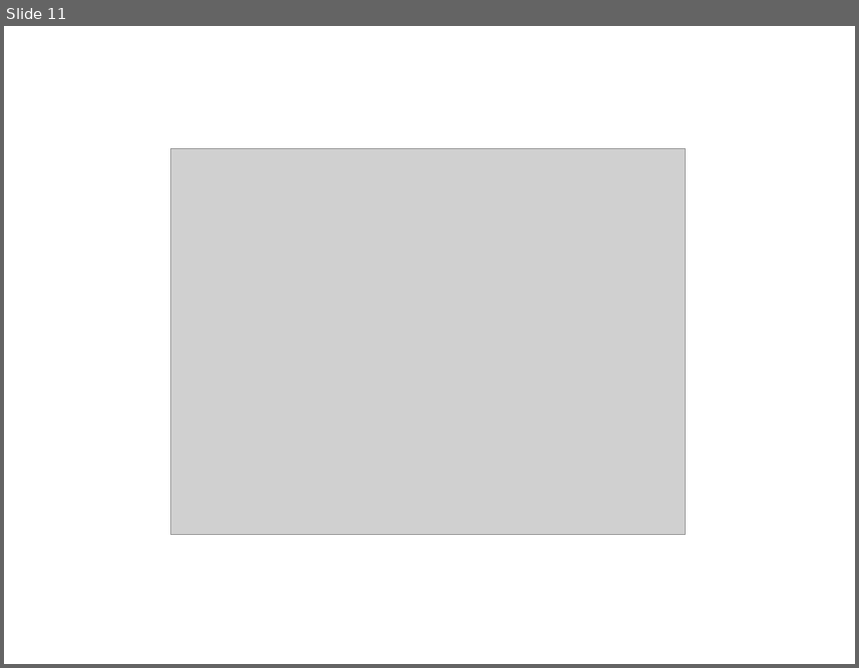
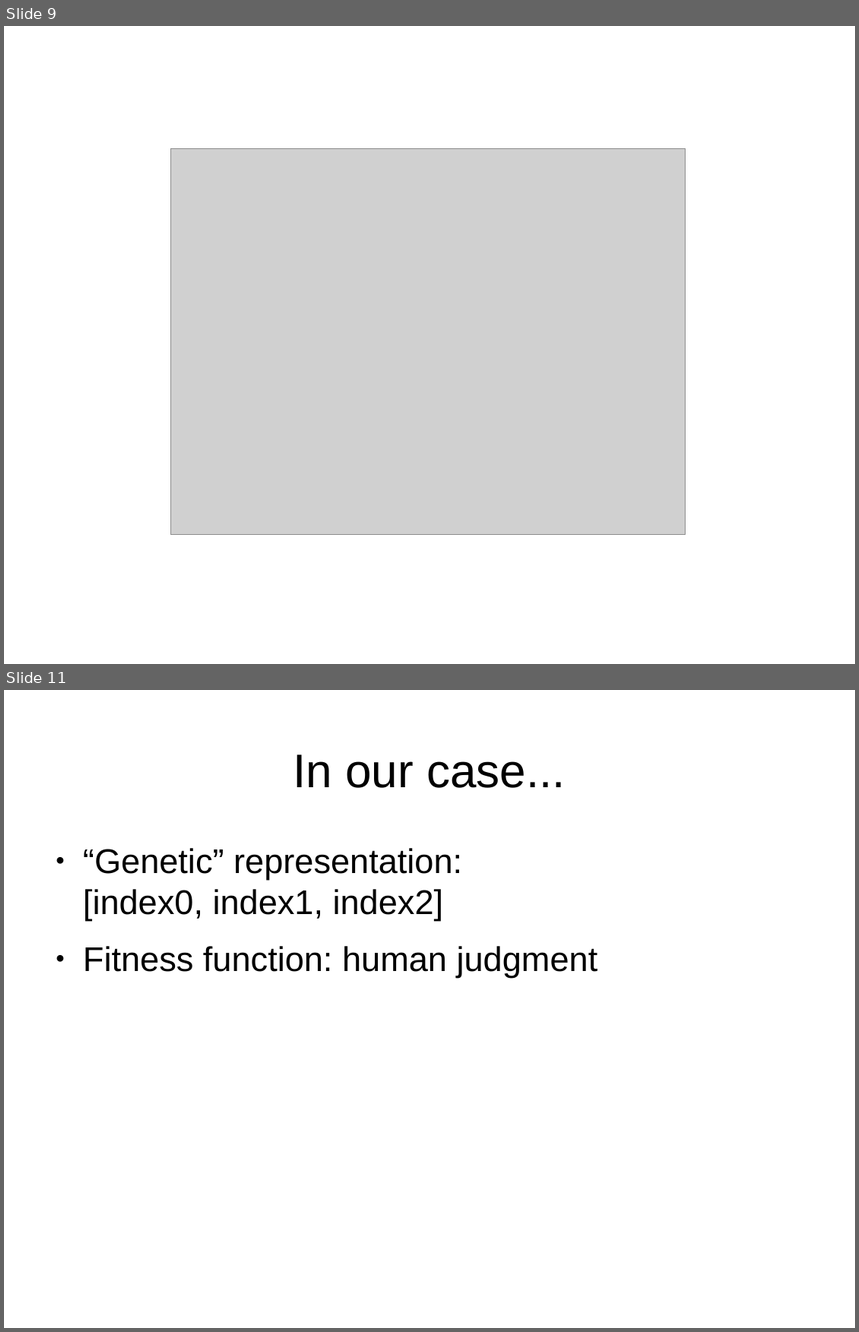
Before and after one commit to trevisanj/pinga, a slide deck: slides.odp. Shown one above the other, each under a label of ours: slide 11 before the commit, slides 9 and 11 after it; the slides between them are not shown. The pictures are 859x668 and 859x1332 pixels, drawn with LibreOffice and Linux fonts; fonts in the diff are those of the drawing; grey boxes stand for pictures. Boxes give left, top, right and bottom in pixels: in the first picture for what was removed or moved away, otherwise in the second. Text is boxed around its words. In the diff, an @@ line names an element or a change of style, - is before the commit and + after.

```diff
--- a/slides.odp
+++ b/slides.odp
@@ slide 11 added at <box>4,690,855,1328</box>, background #FFFFFF @@
@@ title added at <box>293,755,566,788</box>, 44 pt, text #000000 @@
+In our case...
@@ text added at <box>83,848,598,977</box>, 32 pt, text #000000 @@
+● “Genetic” representation:
+  [index0, index1, index2]
+● Fitness function: human judgment
@@ what was slide 11 is now slide 9 @@
```
Also in this commit, not shown: 5 slides changed, 3 other slides added, 4 slides removed, 1 other file.
